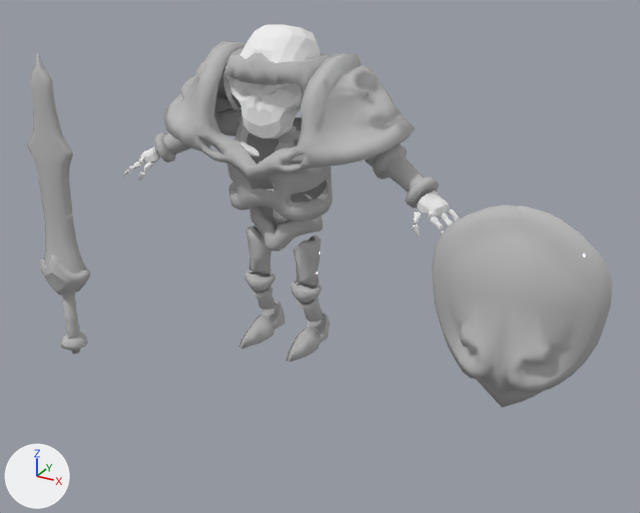
Renders of the FBX model Assets/ArtAssets/Objects/Units/Skeleton/Skeleton_Lvl_10_Fire/Skeleton_lvl_10_FireBorn.fbx from each side of a commit.
The view is the same before and after, from a 50 mm lens placed at (2.42, -3.99, 2.55), pointed at (0.46, -0.42, 0.76). Lighting does not change. The marker at lower left points along +X, +Y and +Z. Vertices at the same position are counted once.

The older version as bpy lines, for what is in view:
```python
me_mesh = bpy.data.meshes.new('Mesh')
me_mesh.from_pydata(...)  # 3877 vertices, 3948 faces; spans x -1.55..1.86, y -0.51..0.35, z -0.31..1.8
me_mesh.materials.append(mat_material__855)  # white #f0f0f0
me_mesh.materials.append(mat_default)  # grey #bcbcbc
me_mesh.materials.append(mat_default_001)  # grey #bcbcbc
me_mesh.materials.append(mat_default_002)  # grey #bcbcbc
me_mesh.materials.append(mat_default_003)  # grey #bcbcbc
me_mesh.materials.append(mat_default_004)  # grey #bcbcbc
me_mesh.materials.append(mat_default_005)  # grey #bcbcbc
me_mesh.materials.append(mat_default_006)  # grey #bcbcbc
me_mesh.materials.append(mat_default_007)  # grey #bcbcbc
me_mesh.materials.append(mat_default_008)  # grey #bcbcbc
me_mesh.materials.append(mat_default_009)  # grey #bcbcbc
me_mesh.materials.append(mat_default_010)  # grey #bcbcbc
me_mesh.materials.append(mat_default_011)  # grey #bcbcbc
me_mesh.materials.append(mat_default_012)  # grey #bcbcbc
me_mesh.materials.append(mat_default_013)  # grey #bcbcbc
me_mesh.materials.append(mat_default_014)  # grey #bcbcbc
me_mesh.materials.append(mat_default_015)  # grey #bcbcbc
me_mesh.materials.append(mat_default_016)  # grey #bcbcbc
me_mesh.materials.append(mat_default_017)  # grey #bcbcbc
ob_skeleton_lvl_10_fireborn = bpy.data.objects.new('Skeleton_lvl_10_FireBorn', me_mesh)
ob_skeleton_lvl_10_fireborn.location = (0.0, 0.0, 0.0)
```
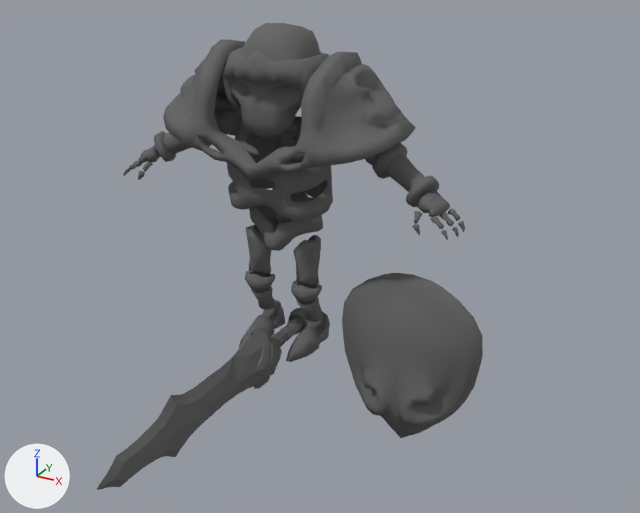
Where the newer file only moved an object's origin or applied its transform, the numbers keep the older frame.

Location of each change, (x1, y1, x2, y2) in pixels of the pictures (640 x 513 px; the box of a moved part takes in the faces that stretch with it):
'Skeleton_lvl_10_FireBorn', reshaped (34% narrower, 22% taller): before (27, 24, 612, 407); after (97, 23, 483, 490)
part 1 of me_mesh, moved or reshaped: before (27, 53, 86, 273); after (97, 333, 264, 490)
part 2 of me_mesh, moved or reshaped: before (40, 254, 91, 295); after (237, 328, 282, 389)
part 3 of me_mesh, moved or reshaped: before (62, 292, 80, 338); after (272, 318, 303, 347)
part 4 of me_mesh, moved or reshaped: before (61, 332, 88, 354); after (288, 308, 309, 333)
part 5 of me_mesh, moved or reshaped: before (432, 205, 612, 407); after (342, 273, 483, 438)
part 6 of me_mesh, moved or reshaped: before (124, 24, 459, 236); after (123, 23, 465, 241)
part 7 of me_mesh, recoloured: (140, 99, 455, 226) in both
part 8 of me_mesh, recoloured: (214, 110, 376, 165) in both
part 9 of me_mesh, recoloured: (203, 139, 403, 179) in both
part 10 of me_mesh, recoloured: (181, 143, 401, 181) in both
part 11 of me_mesh, recoloured: (154, 139, 439, 207) in both
part 12 of me_mesh, recoloured: (173, 43, 412, 182) in both
part 13 of me_mesh, recoloured: (228, 134, 333, 221) in both
part 14 of me_mesh, recoloured: (250, 193, 323, 251) in both
part 15 of me_mesh, recoloured: (246, 226, 321, 286) in both
part 16 of me_mesh, recoloured: (245, 270, 321, 302) in both
part 17 of me_mesh, recoloured: (251, 286, 323, 322) in both
part 18 of me_mesh, recoloured: (262, 300, 329, 342) in both
part 19 of me_mesh, recoloured: (239, 314, 321, 362) in both
part 20 of me_mesh, recoloured: (223, 53, 315, 110) in both

The change, as a diff of the scene's bpy script:
```diff
--- a/Assets/ArtAssets/Objects/Units/Skeleton/Skeleton_Lvl_10_Fire/Skeleton_lvl_10_FireBorn.fbx.py
+++ b/Assets/ArtAssets/Objects/Units/Skeleton/Skeleton_Lvl_10_Fire/Skeleton_lvl_10_FireBorn.fbx.py
@@ mat_material__862 @@
+mat_material__862 = principled_material('Material #862')
+mat_material__862.base_color = (0.122, 0.122, 0.122)  # dark grey #626262
+mat_material__862.roughness = 0.859
@@ me_mesh @@
-me_mesh.from_pydata(...)  # 3877 vertices, 3948 faces; spans x -1.55..1.86, y -0.51..0.35, z -0.31..1.8
-me_mesh.materials.append(mat_default)  # grey #bcbcbc
-me_mesh.materials.append(mat_default_001)  # grey #bcbcbc
-me_mesh.materials.append(mat_default_002)  # grey #bcbcbc
-me_mesh.materials.append(mat_default_008)  # grey #bcbcbc
-me_mesh.materials.append(mat_default_009)  # grey #bcbcbc
+me_mesh.from_pydata(...)  # 3877 vertices, 3948 faces; spans x -1.06..1.18, y -1.65..0.35, z -0.53..1.81
+# me_mesh part 1: the loose piece of 123 vertices spanning x -1.54..-1.17, y -0.47..-0.3, z 0.27..1.6 is multiplied about its middle by the matrix ((0.0, -1.0, 0.0), (0.0, 0.0, -1.0), (1.0, 0.0, 0.0)), then moved by (1.35, -0.61, -0.93), in mat_material__862 (dark grey #626262)
+# me_mesh part 2: the loose piece of 174 vertices spanning x -1.55..-1.16, y -0.5..-0.26, z 0.13..0.41 is multiplied about its middle by the matrix ((0.0, -1.0, 0.0), (0.0, 0.0, -1.0), (1.0, 0.0, 0.0)), then moved by (1.35, 0.06, -0.27), in mat_material__862 (dark grey #626262)
+# me_mesh part 3: the loose piece of 80 vertices spanning x -1.42..-1.29, y -0.43..-0.33, z -0.2..0.16 is multiplied about its middle by the matrix ((0.0, -1.0, 0.0), (0.0, 0.0, -1.0), (1.0, 0.0, 0.0)), then moved by (1.35, 0.35, 0.02), in mat_material__862 (dark grey #626262)
+# me_mesh part 4: the loose piece of 64 vertices spanning x -1.44..-1.27, y -0.47..-0.29, z -0.31..-0.19 is multiplied about its middle by the matrix ((0.0, -1.0, 0.0), (0.0, 0.0, -1.0), (1.0, 0.0, 0.0)), then moved by (1.35, 0.58, 0.25), in mat_material__862 (dark grey #626262)
+# me_mesh part 5: the loose piece of 185 vertices spanning x 1.01..1.86, y -0.51..-0.28, z 0.11..1.16 is moved by (-0.68, 0.38, -0.64), in mat_material__862 (dark grey #626262)
+# me_mesh part 6: 432 vertices moved from x -1.06..1.06, y -0.28..0.29, z 0.85..1.8 to x -1.06..1.06, y -0.29..0.3, z 0.85..1.81; 211 vertices removed from x -1.06..1.06, y -0.18..0.25, z 0.84..1.6; 211 vertices added at x -1.06..1.06, y -0.19..0.25, z 0.85..1.61
+# me_mesh part 7: 768 faces spanning x -1.06..1.06, y -0.24..0.21, z 0.67..1.81 switch from mat_material__855 (white #f0f0f0) to mat_material__862 (dark grey #626262)
+# me_mesh part 8: 192 faces spanning x -0.62..0.62, y 0.0..0.15, z 1.1..1.33 switch from mat_default_003 (grey #bcbcbc) to mat_material__862 (dark grey #626262)
+# me_mesh part 9: 104 faces spanning x -0.67..0.67, y -0.03..0.18, z 1.04..1.25 switch from mat_default_004 (grey #bcbcbc) to mat_material__862 (dark grey #626262)
+# me_mesh part 10: 14 faces spanning x -0.83..0.83, y -0.03..0.15, z 0.99..1.17 switch from mat_default_005 (grey #bcbcbc) to mat_material__862 (dark grey #626262)
+# me_mesh part 11: 88 faces spanning x -0.89..0.89, y -0.07..0.1, z 0.95..1.12 switch from mat_default_006 (grey #bcbcbc) to mat_material__862 (dark grey #626262)
+# me_mesh part 12: 490 faces spanning x -0.73..0.73, y -0.36..0.35, z 1.05..1.69 switch from mat_default_007 (grey #bcbcbc) to mat_material__862 (dark grey #626262)
+# me_mesh part 13: 262 faces spanning x -0.31..0.31, y -0.25..0.25, z 0.82..1.22 switch from mat_default_010 (grey #bcbcbc) to mat_material__862 (dark grey #626262)
+# me_mesh part 14: 170 faces spanning x -0.23..0.23, y -0.16..0.14, z 0.57..0.9 switch from mat_default_011 (grey #bcbcbc) to mat_material__862 (dark grey #626262)
+# me_mesh part 15: 110 faces spanning x -0.25..0.25, y -0.1..0.06, z 0.39..0.66 switch from mat_default_012 (grey #bcbcbc) to mat_material__862 (dark grey #626262)
+# me_mesh part 16: 108 faces spanning x -0.24..0.24, y -0.11..0.04, z 0.29..0.39 switch from mat_default_013 (grey #bcbcbc) to mat_material__862 (dark grey #626262)
+# me_mesh part 17: 72 faces spanning x -0.23..0.23, y -0.08..0.1, z 0.12..0.3 switch from mat_default_014 (grey #bcbcbc) to mat_material__862 (dark grey #626262)
+# me_mesh part 18: 120 faces spanning x -0.22..0.22, y 0.02..0.17, z -0.02..0.12 switch from mat_default_015 (grey #bcbcbc) to mat_material__862 (dark grey #626262)
+# me_mesh part 19: 68 faces spanning x -0.24..0.24, y -0.26..0.03, z -0.03..0.09 switch from mat_default_016 (grey #bcbcbc) to mat_material__862 (dark grey #626262)
+# me_mesh part 20: 124 faces spanning x -0.27..0.27, y -0.29..0.24, z 1.36..1.71 switch from mat_default_017 (grey #bcbcbc) to mat_material__862 (dark grey #626262)
```
